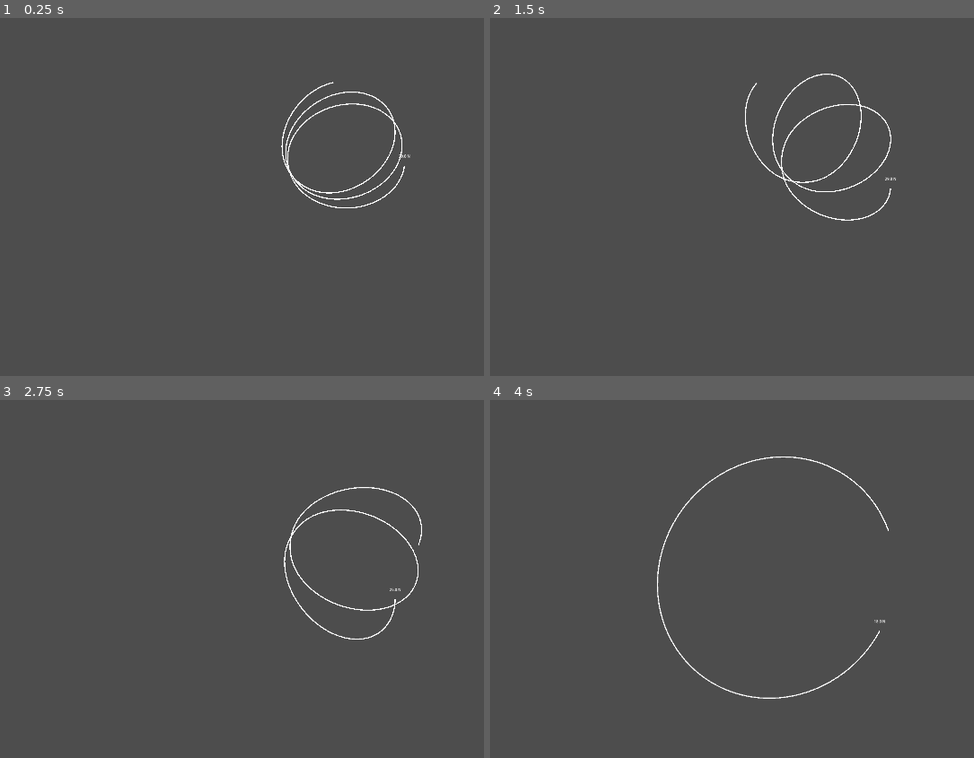
Above: before the commit, frames 1-4 (two rows, left to right).
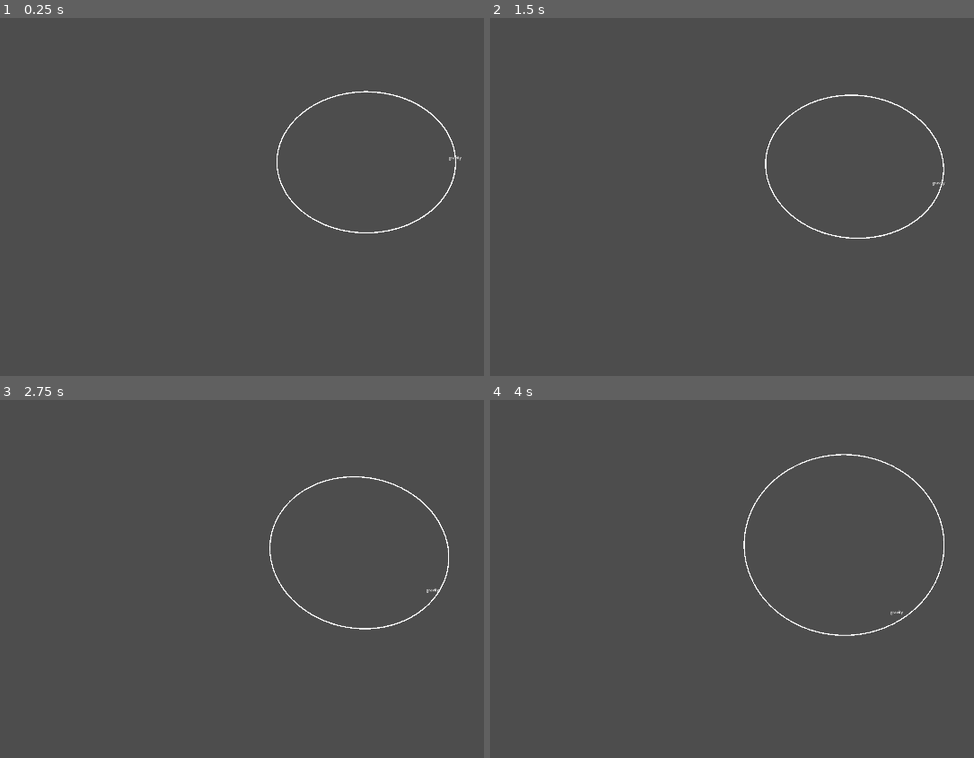
Above: after the commit, the same moments.

Repository: cmoll24/TidalVoid
Game: Godot game, scene res://src/orbit_test.tscn
Two runs of this game, one before a commit and one after it. Both use one fixed random seed, a clock stepped at 60 frames per second and the inputs below.
Inputs:
- Up to frame 1 (0.25 s): no input
- Up to frame 2 (1.5 s): hold Right (thrust_right) 0.53-1.28 s; hold Down (thrust_down) from 1.28 s (still down)
- Up to frame 3 (2.75 s): release Down (thrust_down) at 2.03 s; hold Right (thrust_right) from 2.03 s (still down)
- Up to frame 4 (4 s): release Right (thrust_right) at 2.78 s; hold Down (thrust_down) 2.78-3.53 s; hold Left (thrust_left) from 3.53 s (still down)

The runs differ from the first frame. In frame 1, 1.1% of the frame differs, in the area x 57-96%, y 17-61%; in frame 2, 1.1%; in frame 3, 1.0%; in frame 4, 1.1%, in the area x 34-94%, y 15-84%.

Commit message:
Working orbital physics by overriding intergrate_forces!

Diff:
--- a/tidal-void/src/drift_body.gd
+++ b/tidal-void/src/drift_body.gd
@@ -14,24 +14,8 @@
 func _ready() -> void:
 	gravity_scale = 0
 
-func _physics_process(delta: float) -> void:
-	apply_gravity()
-	apply_thrust()
+func _physics_process(_delta: float) -> void:
 	update_dominant_body()
-
-func apply_gravity() -> void:
-	var total_gravity = Vector2.ZERO
-
-	for body in gravity_sources:
-		total_gravity += body.get_gravity_pull(global_position)
-
-	gravity_label.text = str(round(total_gravity.length())) + " N"
-	apply_central_force(total_gravity)
-
-func apply_thrust() -> void:
-	if thrust_direction == Vector2.ZERO:
-		return
-	apply_central_force(thrust_direction * thrust_power)
 
 func set_thurst(direction : Vector2) -> void:
 	if direction.length() > 0.1:
@@ -48,3 +32,18 @@
 		if pull > strongest_pull:
 			strongest_pull = pull
 			dominant_body = body
+
+func _integrate_forces(state: PhysicsDirectBodyState2D) -> void:
+	# NOTE: requires "Custom Integrator" = true on the RigidBody2D
+
+	var total_gravity = Vector2.ZERO
+
+	for body in gravity_sources:
+		total_gravity += body.get_gravity_pull(global_position)
+
+	var new_vel  = state.linear_velocity + total_gravity * state.step
+
+	if thrust_direction != Vector2.ZERO:
+		new_vel += thrust_direction * thrust_power * state.step
+
+	state.linear_velocity = new_vel.limit_length(max_velocity)
--- a/tidal-void/src/orbit/trajectory_predictor.gd
+++ b/tidal-void/src/orbit/trajectory_predictor.gd
@@ -3,7 +3,7 @@
 
 @export var line : Line2D
 @export var steps : int = 10_000
-@export var step_delta : float = 0.005
+#@export var step_delta : float = 0.005
 @export var gravity_sources : Array[GravitySource]
 
 @export var player : DriftBody
@@ -12,6 +12,8 @@
 	draw_trajectory()
 
 func draw_trajectory() -> void:
+	var step = 1.0 / ProjectSettings.get_setting("physics/common/physics_ticks_per_second")
+
 	var sim_pos = player.global_position
 	var sim_vel = player.linear_velocity
 	var points : PackedVector2Array = [sim_pos]
@@ -21,9 +23,9 @@
 		var grav = Vector2.ZERO
 		for body in gravity_sources:
 			grav += body.get_gravity_pull(sim_pos)
-		sim_vel += grav * step_delta
+		sim_vel += grav * step
 		sim_vel = sim_vel.limit_length(player.max_velocity)
-		sim_pos += sim_vel * step_delta
+		sim_pos += sim_vel * step
 
 		#we stop drwaing if we hit an orbital body
 		var hit = false
--- a/tidal-void/src/orbit_test.tscn
+++ b/tidal-void/src/orbit_test.tscn
@@ -9,11 +9,13 @@
 
 [node name="Planet" parent="." unique_id=519984572 instance=ExtResource("1_4heml")]
 position = Vector2(834, 507)
-mass = 1800.0
+mass = 3000.0
+collision_radius = 70.0
 
 [node name="Player" parent="." unique_id=1840910455 node_paths=PackedStringArray("gravity_sources") instance=ExtResource("2_gnnns")]
-position = Vector2(1083, 504)
+position = Vector2(1219, 508)
 linear_velocity = Vector2(0, 55)
+thrust_power = 10.0
 gravity_sources = [NodePath("../Planet")]
 
 [node name="InputHandler" parent="." unique_id=1484923074 node_paths=PackedStringArray("player") instance=ExtResource("3_gen7d")]
--- a/tidal-void/src/player/player.tscn
+++ b/tidal-void/src/player/player.tscn
@@ -7,6 +7,7 @@
 
 [node name="Player" type="RigidBody2D" unique_id=1840910455]
 gravity_scale = 0.0
+custom_integrator = true
 script = ExtResource("1_lowyb")
 
 [node name="CollisionShape2D" type="CollisionShape2D" parent="." unique_id=2139683668]
